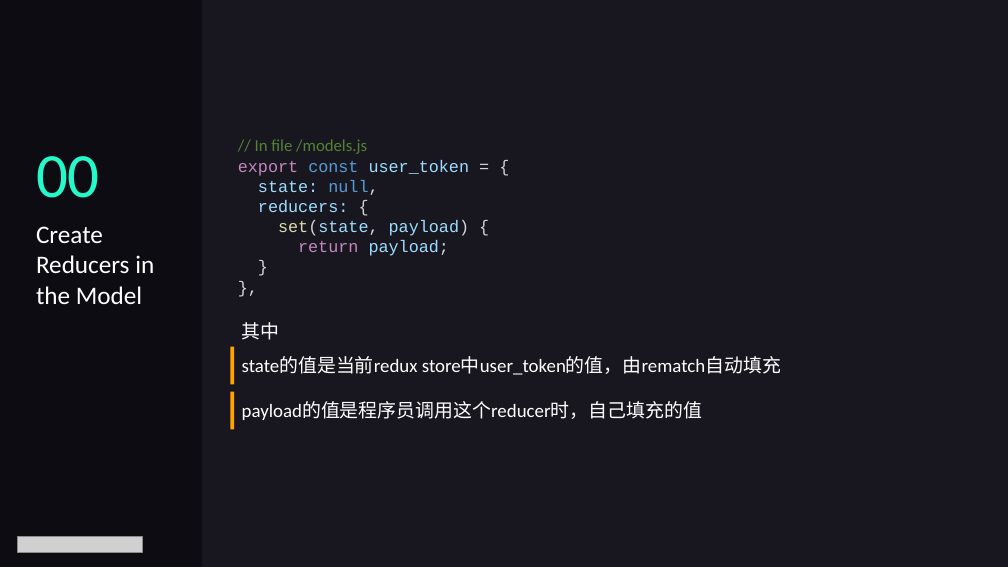
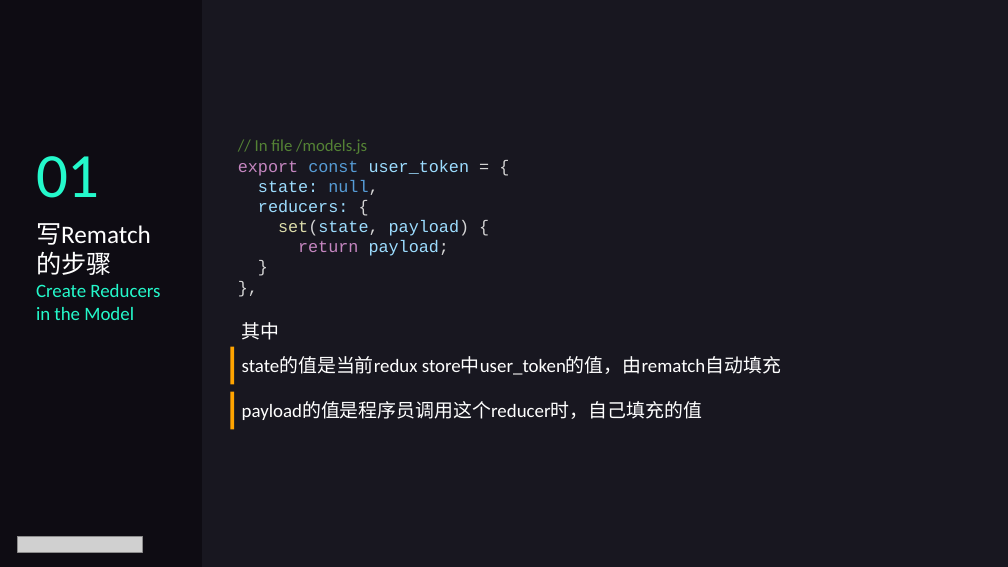
Before and after one commit to luqiuyuan/reactjs_course, a slide deck: slide 7 of lectures/lecture05.pptx (slide 5 before the commit). Drawn at 1008x567 pixels with LibreOffice and Linux fonts; fonts in the diff are those of the drawing; grey boxes stand for pictures. Boxes give left, top, right and bottom in pixels: in the first picture for what was removed or moved away, otherwise in the second. Text is boxed around its words. In the diff, an @@ line names an element or a change of style, - is before the commit and + after.

```diff
--- a/lectures/lecture05.pptx
+++ b/lectures/lecture05.pptx
@@ text at bbox=[36, 156, 100, 198]: text changed @@
-00
+01
@@ text at bbox=[36, 223, 151, 245]: paragraph added @@
+写Rematch的步骤
@@ text at bbox=[36, 284, 160, 320]: size 24 to 18 pt, text colour #FFFFFF to #24F9CB in "Create Reducers in the Model" @@
```
Also in this commit, not shown: 5 other slides changed, 2 slides added.
